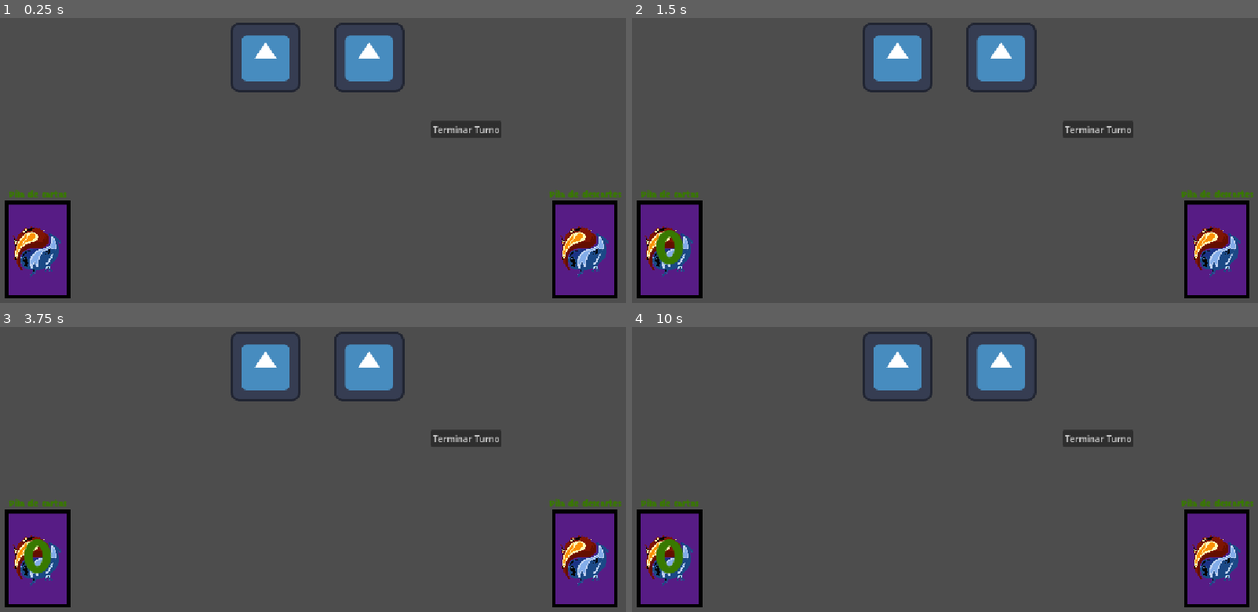
Above: before the commit, frames 1-4 (two rows, left to right).
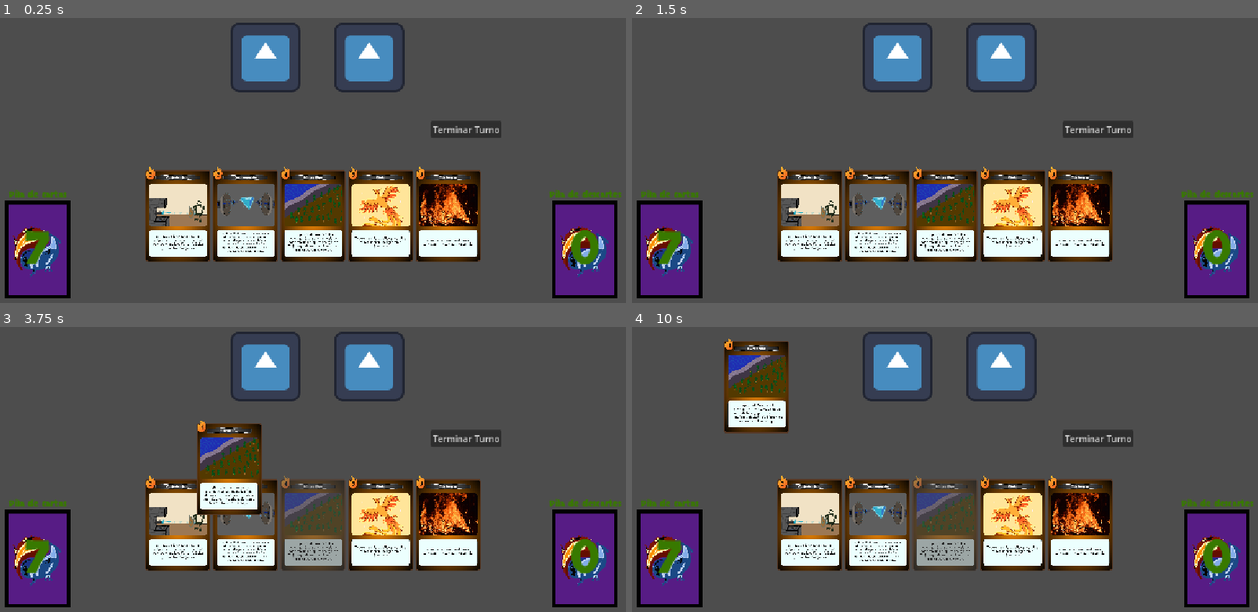
Above: after the commit, the same moments.

Repository: MagicNube/Burn-The-Dice
Game: Godot game, scene res://modules/environment/card_table_test.tscn
The game is run twice, just before and just after one commit, with the same random seed, the same clock (stepped at 60 frames per second) and the same inputs. The engine's default icon, where the game draws it, is replaced by a stand-in: a white triangle on a blue panel in a dark square.
Inputs (mouse positions are in pixels of both pictures, inside the frame that each line leads up to):
- Up to frame 1 (0.25 s): no input
- Up to frame 2 (1.5 s): click "Terminar Turno" at 0.5 s; move the mouse to (1082, 112) at 1.27 s; click (1082, 112) at 1.42 s
- Up to frame 3 (3.75 s): drag from (187, 455) to (281, 509) at 2.02 s; move the mouse to (375, 361) at 2.77 s; click (375, 361) at 2.92 s; drag from (281, 509) to (125, 384) at 3.52 s
- Up to frame 4 (10 s): move the mouse to (1132, 492) at 4.27 s; click (1132, 492) at 4.42 s; drag from (757, 384) to (851, 349) at 5.02 s; move the mouse to (976, 438) at 5.77 s; click (976, 438) at 5.92 s; drag from (851, 349) to (819, 455) at 6.52 s; move the mouse to (1082, 421) at 7.27 s; click (1082, 421) at 7.42 s; drag from (819, 455) to (913, 509) at 8.02 s; move the mouse to (1007, 361) at 8.77 s; click (1007, 361) at 8.92 s; drag from (913, 509) to (757, 384) at 9.52 s

The runs differ from the first frame. In frame 1, 16% of the frame differs, in the area x 4-96%, y 52-87%; in frame 2, 16%; in frame 3, 18%; in frame 4, 18%, in the area x 3-96%, y 4-87%.
Error before the commit: Cannot call method 'duplicate' on a null value. (res://modules/cards/scripts/deck_logic.gd:25)

Commit message:
refuerzo en la comprobacion de las cartas a robar

Diff:
--- /dev/null
+++ b/core/enums/rarity.gd
@@ -0,0 +1,11 @@
+class_name Rarity
+
+# Enumeracion para indicar la rareza de las cartas
+enum Type
+
+{
+	COMMON,
+	RARE,
+	EPIC,
+	LEGENDARY
+}
--- /dev/null
+++ b/core/enums/target.gd
@@ -0,0 +1,11 @@
+class_name Target
+
+# Enumeracion para indicar el objetivo de las cartas
+enum Type
+
+{
+	SINGLE_ENEMY, # Carta a enemigo individual
+	ALL_ENEMIES,  # Carta a todos los enemigos
+	PLAYER,       # Carta para jugador
+	NONE          # Carta que se juega en cualquier sitio (Ej: Robar carta, Gota Fria)
+}
--- a/modules/cards/data/blueprints/card_blueprint.gd
+++ b/modules/cards/data/blueprints/card_blueprint.gd
@@ -3,10 +3,14 @@
 
 # Datos de las cartas
 @export var name: String
-@export var effect_description: String
+@export var element: Element.Type
 @export var elemental_cost: int
 @export var neutral_cost: int
-@export var element: Element.Type
-@export var damage: int
+@export var rarity: Rarity.Type
+@export var target: Target.Type
+@export var effect_description: String
+@export var hits: int = 1
+@export var base_damage: int
+# TODO: Falta por añadir estados u efectos que pueda aplicar o consumir la carta (Ej: Quemado, Debilidad, Mojado)
 # Por ahora sera la carta en si en el futuro unicamente la imagen de la carta
 @export var image: Texture2D
--- /dev/null
+++ b/modules/cards/data/fire/erupcion.tres
@@ -0,0 +1,15 @@
+[gd_resource type="Resource" script_class="CardBlueprint" format=3 uid="uid://dulki826s8xq1"]
+
+[ext_resource type="Script" uid="uid://e82klgj27n0y" path="res://modules/cards/data/blueprints/card_blueprint.gd" id="1_ct6g5"]
+[ext_resource type="Texture2D" uid="uid://b4pmskcoh7ea0" path="res://modules/cards/assets/artwork/04.png" id="1_jbx3d"]
+
+[resource]
+script = ExtResource("1_ct6g5")
+name = "Erupción"
+elemental_cost = 6
+neutral_cost = 2
+rarity = 3
+effect_description = "Inflige 14 de daño. Si el enemigo está Mojado, consume las cargas y hace +3 de daño por cada carga de Mojado consumida."
+base_damage = 14
+image = ExtResource("1_jbx3d")
+metadata/_custom_type_script = "uid://e82klgj27n0y"
--- /dev/null
+++ b/modules/cards/data/fire/fenix.tres
@@ -0,0 +1,16 @@
+[gd_resource type="Resource" script_class="CardBlueprint" format=3 uid="uid://cq5miy6vfjdev"]
+
+[ext_resource type="Script" uid="uid://e82klgj27n0y" path="res://modules/cards/data/blueprints/card_blueprint.gd" id="1_ydqq2"]
+[ext_resource type="Texture2D" uid="uid://b8owjwa2q77oe" path="res://modules/cards/assets/artwork/05.png" id="1_ykxpd"]
+
+[resource]
+script = ExtResource("1_ydqq2")
+name = "Fénix"
+elemental_cost = 5
+neutral_cost = 1
+rarity = 2
+target = 2
+effect_description = "Te cura 7 de vida. Inflige 4 de daño a todos los enemigos que estén Quemados."
+base_damage = -7
+image = ExtResource("1_ykxpd")
+metadata/_custom_type_script = "uid://e82klgj27n0y"
--- /dev/null
+++ b/modules/cards/data/fire/golpe_igneo.tres
@@ -0,0 +1,15 @@
+[gd_resource type="Resource" script_class="CardBlueprint" format=3 uid="uid://desb17cc2rera"]
+
+[ext_resource type="Script" uid="uid://e82klgj27n0y" path="res://modules/cards/data/blueprints/card_blueprint.gd" id="1_2211v"]
+[ext_resource type="Texture2D" uid="uid://crbqir87ybrvn" path="res://modules/cards/assets/artwork/02.png" id="1_ye7tn"]
+
+[resource]
+script = ExtResource("1_2211v")
+name = "Golpe Ígneo"
+elemental_cost = 4
+neutral_cost = 2
+target = 1
+effect_description = "Inflige 4 de daño a todos los enemigos y aplica 2 de Quemado a todos los enemigos."
+base_damage = 4
+image = ExtResource("1_ye7tn")
+metadata/_custom_type_script = "uid://e82klgj27n0y"
--- /dev/null
+++ b/modules/cards/data/fire/incinerar.tres
@@ -0,0 +1,14 @@
+[gd_resource type="Resource" script_class="CardBlueprint" format=3 uid="uid://bx1i2hdd1q56n"]
+
+[ext_resource type="Script" uid="uid://e82klgj27n0y" path="res://modules/cards/data/blueprints/card_blueprint.gd" id="1_7byor"]
+[ext_resource type="Texture2D" uid="uid://huitv24ffcxe" path="res://modules/cards/assets/artwork/00.png" id="1_y7tyg"]
+
+[resource]
+script = ExtResource("1_7byor")
+name = "Incinerar"
+elemental_cost = 2
+neutral_cost = 1
+effect_description = "Inflige 5 de daño. Si has quemado algún dado este turno, inflige 3 de daño adicional."
+base_damage = 5
+image = ExtResource("1_y7tyg")
+metadata/_custom_type_script = "uid://e82klgj27n0y"
--- /dev/null
+++ b/modules/cards/data/fire/la_forja.tres
@@ -0,0 +1,13 @@
+[gd_resource type="Resource" script_class="CardBlueprint" format=3 uid="uid://c0b38v0uaec3x"]
+
+[ext_resource type="Texture2D" uid="uid://cr6vmo72o814h" path="res://modules/cards/assets/artwork/03.png" id="1_4t20p"]
+[ext_resource type="Script" uid="uid://e82klgj27n0y" path="res://modules/cards/data/blueprints/card_blueprint.gd" id="1_kb0ar"]
+
+[resource]
+script = ExtResource("1_kb0ar")
+name = "La Forja"
+elemental_cost = 3
+target = 3
+effect_description = "Añade dos Dados Combustible a tu mano instantáneamente. Al acabar el enfrentamiento desaparecen. Se consume la carta hasta que acabe el enfrentamiento."
+image = ExtResource("1_4t20p")
+metadata/_custom_type_script = "uid://e82klgj27n0y"
--- /dev/null
+++ b/modules/cards/data/fire/mas_brasas.tres
@@ -0,0 +1,11 @@
+[gd_resource type="Resource" script_class="CardBlueprint" format=3 uid="uid://8lw7o5of0bb5"]
+
+[ext_resource type="Texture2D" uid="uid://dw0glyw7ug2cv" path="res://modules/cards/assets/artwork/01.png" id="1_pf8jn"]
+[ext_resource type="Script" uid="uid://e82klgj27n0y" path="res://modules/cards/data/blueprints/card_blueprint.gd" id="1_wlhju"]
+
+[resource]
+script = ExtResource("1_wlhju")
+name = "Más Brasas"
+effect_description = "Si has quemado algún dado este turno, aplica 3 cargas de Quemado. "
+image = ExtResource("1_pf8jn")
+metadata/_custom_type_script = "uid://e82klgj27n0y"
--- /dev/null
+++ b/modules/cards/data/water/choque_termico.tres
@@ -0,0 +1,15 @@
+[gd_resource type="Resource" script_class="CardBlueprint" format=3 uid="uid://v4impo6r6a3x"]
+
+[ext_resource type="Script" uid="uid://e82klgj27n0y" path="res://modules/cards/data/blueprints/card_blueprint.gd" id="1_50dal"]
+[ext_resource type="Texture2D" uid="uid://cuqcnwmcmdk5a" path="res://modules/cards/assets/artwork/07.png" id="1_80cg3"]
+
+[resource]
+script = ExtResource("1_50dal")
+name = "Choque Térmico"
+element = 1
+elemental_cost = 4
+neutral_cost = 1
+effect_description = "Inflige 6 de daño. Si el enemigo está Quemado, consume las cargas y ganas +2 de Energía Neutral por cada carga de Quemado consumida."
+base_damage = 6
+image = ExtResource("1_80cg3")
+metadata/_custom_type_script = "uid://e82klgj27n0y"
--- /dev/null
+++ b/modules/cards/data/water/condensacion.tres
@@ -0,0 +1,14 @@
+[gd_resource type="Resource" script_class="CardBlueprint" format=3 uid="uid://ceh2ot18keov3"]
+
+[ext_resource type="Script" uid="uid://e82klgj27n0y" path="res://modules/cards/data/blueprints/card_blueprint.gd" id="1_13rkf"]
+[ext_resource type="Texture2D" uid="uid://bus1g6asmmbcm" path="res://modules/cards/assets/artwork/09.png" id="1_2434k"]
+
+[resource]
+script = ExtResource("1_13rkf")
+name = "Condensación"
+element = 1
+elemental_cost = 3
+target = 3
+effect_description = "Añade un Dado Base de Agua a tu mano instantáneamente que desaparece al acabar el enfrentamiento. Además, aplica 1 de Mojado a todos los enemigos. Se consume la carta hasta que acabe el enfrentamiento."
+image = ExtResource("1_2434k")
+metadata/_custom_type_script = "uid://e82klgj27n0y"
--- /dev/null
+++ b/modules/cards/data/water/corte_acuatico.tres
@@ -0,0 +1,14 @@
+[gd_resource type="Resource" script_class="CardBlueprint" format=3 uid="uid://cv8s7yuxaqai6"]
+
+[ext_resource type="Texture2D" uid="uid://dsy6e3w3n64pb" path="res://modules/cards/assets/artwork/11.png" id="1_btpou"]
+[ext_resource type="Script" uid="uid://e82klgj27n0y" path="res://modules/cards/data/blueprints/card_blueprint.gd" id="1_m5s7s"]
+
+[resource]
+script = ExtResource("1_m5s7s")
+name = "Corte Acuatico"
+element = 1
+elemental_cost = 2
+effect_description = "Inflige 2 de daño por golpe. Dos golpes. Si tienes un dado en el Slot para Quemar, lo devuelve a la bolsa y pega otros dos golpes."
+base_damage = 2
+image = ExtResource("1_btpou")
+metadata/_custom_type_script = "uid://e82klgj27n0y"
--- a/modules/cards/data/blueprints/gota_fria.tres
+++ b/modules/cards/data/water/gota_fria.tres
@@ -1,10 +1,13 @@
 [gd_resource type="Resource" script_class="CardBlueprint" format=3 uid="uid://c2clg3s1b52gd"]
 
 [ext_resource type="Script" uid="uid://e82klgj27n0y" path="res://modules/cards/data/blueprints/card_blueprint.gd" id="1_5xx3q"]
+[ext_resource type="Texture2D" uid="uid://bb3ns0yxmax1b" path="res://modules/cards/assets/artwork/06.png" id="1_vbuft"]
 
 [resource]
 script = ExtResource("1_5xx3q")
 name = "Gota Fría"
+element = 1
+target = 3
 effect_description = "Si has quemado algún dado este turno, roba una carta y aplica 1 de Mojado a todos los enemigos."
-element = 1
+image = ExtResource("1_vbuft")
 metadata/_custom_type_script = "uid://e82klgj27n0y"
--- /dev/null
+++ b/modules/cards/data/water/marea_alta.tres
@@ -0,0 +1,16 @@
+[gd_resource type="Resource" script_class="CardBlueprint" format=3 uid="uid://dfu0lupbdfku6"]
+
+[ext_resource type="Script" uid="uid://e82klgj27n0y" path="res://modules/cards/data/blueprints/card_blueprint.gd" id="1_oucxd"]
+[ext_resource type="Texture2D" uid="uid://yncjm6v67247" path="res://modules/cards/assets/artwork/10.png" id="1_qohy6"]
+
+[resource]
+script = ExtResource("1_oucxd")
+name = "Marea Alta"
+element = 1
+elemental_cost = 4
+neutral_cost = 2
+target = 1
+effect_description = "Inflige 4 de daño a todos los enemigos. Si has quemado algún dado este turno, aplica 2 cargas de Mojado y Vulnerabilidad durante 2 turnos a todos los enemigos. "
+base_damage = 4
+image = ExtResource("1_qohy6")
+metadata/_custom_type_script = "uid://e82klgj27n0y"
--- /dev/null
+++ b/modules/cards/data/water/presion_abisal.tres
@@ -0,0 +1,16 @@
+[gd_resource type="Resource" script_class="CardBlueprint" format=3 uid="uid://pbd2yxtks8xo"]
+
+[ext_resource type="Texture2D" uid="uid://dqpcl63oy40ci" path="res://modules/cards/assets/artwork/08.png" id="1_6oxhl"]
+[ext_resource type="Script" uid="uid://e82klgj27n0y" path="res://modules/cards/data/blueprints/card_blueprint.gd" id="1_qninq"]
+
+[resource]
+script = ExtResource("1_qninq")
+name = "Presión Abisal"
+element = 1
+elemental_cost = 7
+neutral_cost = 1
+rarity = 3
+effect_description = "Inflige 10 de daño. Si el enemigo está Mojado, consume las cargas y hace +4 de daño y te cura 2 de vida por cada carga de Mojado consumida."
+base_damage = 10
+image = ExtResource("1_6oxhl")
+metadata/_custom_type_script = "uid://e82klgj27n0y"
--- a/modules/cards/scenes/card_container.tscn
+++ b/modules/cards/scenes/card_container.tscn
@@ -3,8 +3,20 @@
 [ext_resource type="Script" uid="uid://uwsfpy762xp8" path="res://modules/cards/scripts/deck_logic.gd" id="1_6lq55"]
 [ext_resource type="Script" uid="uid://dpk2tjnhkfflm" path="res://modules/cards/scripts/card_container.gd" id="1_msj65"]
 [ext_resource type="Script" uid="uid://e82klgj27n0y" path="res://modules/cards/data/blueprints/card_blueprint.gd" id="2_g2s5y"]
+[ext_resource type="Resource" uid="uid://dulki826s8xq1" path="res://modules/cards/data/fire/erupcion.tres" id="4_uh3ol"]
 [ext_resource type="Script" uid="uid://d1oag58vf36ij" path="res://modules/cards/scripts/visual_hand.gd" id="5_g2s5y"]
+[ext_resource type="Resource" uid="uid://cq5miy6vfjdev" path="res://modules/cards/data/fire/fenix.tres" id="5_kfgqj"]
+[ext_resource type="Resource" uid="uid://desb17cc2rera" path="res://modules/cards/data/fire/golpe_igneo.tres" id="6_s32ge"]
 [ext_resource type="PackedScene" uid="uid://c4dfmybyb2fqy" path="res://modules/cards/scenes/card_stack_ui.tscn" id="7_1lrnc"]
+[ext_resource type="Resource" uid="uid://bx1i2hdd1q56n" path="res://modules/cards/data/fire/incinerar.tres" id="7_8fyv6"]
+[ext_resource type="Resource" uid="uid://c0b38v0uaec3x" path="res://modules/cards/data/fire/la_forja.tres" id="8_sn8n0"]
+[ext_resource type="Resource" uid="uid://8lw7o5of0bb5" path="res://modules/cards/data/fire/mas_brasas.tres" id="9_ts3bu"]
+[ext_resource type="Resource" uid="uid://v4impo6r6a3x" path="res://modules/cards/data/water/choque_termico.tres" id="10_jca7h"]
+[ext_resource type="Resource" uid="uid://ceh2ot18keov3" path="res://modules/cards/data/water/condensacion.tres" id="11_3b813"]
+[ext_resource type="Resource" uid="uid://cv8s7yuxaqai6" path="res://modules/cards/data/water/corte_acuatico.tres" id="12_sa0i3"]
+[ext_resource type="Resource" uid="uid://c2clg3s1b52gd" path="res://modules/cards/data/water/gota_fria.tres" id="13_i73il"]
+[ext_resource type="Resource" uid="uid://dfu0lupbdfku6" path="res://modules/cards/data/water/marea_alta.tres" id="14_o01ka"]
+[ext_resource type="Resource" uid="uid://pbd2yxtks8xo" path="res://modules/cards/data/water/presion_abisal.tres" id="15_fdm4e"]
 
 [node name="CardContainer" type="Control" unique_id=1856316677 node_paths=PackedStringArray("draw_stack_ui", "discard_stack_ui", "deck_logic")]
 layout_mode = 3
@@ -18,7 +30,7 @@
 
 [node name="DeckLogic" type="Node" parent="." unique_id=654175964]
 script = ExtResource("1_6lq55")
-initial_hand = Array[ExtResource("2_g2s5y")]([null, null])
+initial_hand = Array[ExtResource("2_g2s5y")]([ExtResource("4_uh3ol"), ExtResource("5_kfgqj"), ExtResource("6_s32ge"), ExtResource("7_8fyv6"), ExtResource("8_sn8n0"), ExtResource("9_ts3bu"), ExtResource("10_jca7h"), ExtResource("11_3b813"), ExtResource("12_sa0i3"), ExtResource("13_i73il"), ExtResource("14_o01ka"), ExtResource("15_fdm4e")])
 
 [node name="VisualHand" type="HBoxContainer" parent="." unique_id=1754189885 node_paths=PackedStringArray("deck_logic")]
 layout_mode = 0
--- a/modules/cards/scripts/deck_logic.gd
+++ b/modules/cards/scripts/deck_logic.gd
@@ -40,7 +40,7 @@
 	# Cartas reales para robar
 	var real_cards_to_draw: int = min(cards_to_draw, total_available_cards)
 
-	if real_cards_to_draw == 0:
+	if real_cards_to_draw <= 0:
 		return
 
 	for i in real_cards_to_draw:
Not shown, added: core/enums/rarity.gd.uid
Not shown, added: core/enums/target.gd.uid
Not shown: 1 places in modules/environment/card_table_test.tscn that only renumber resources
